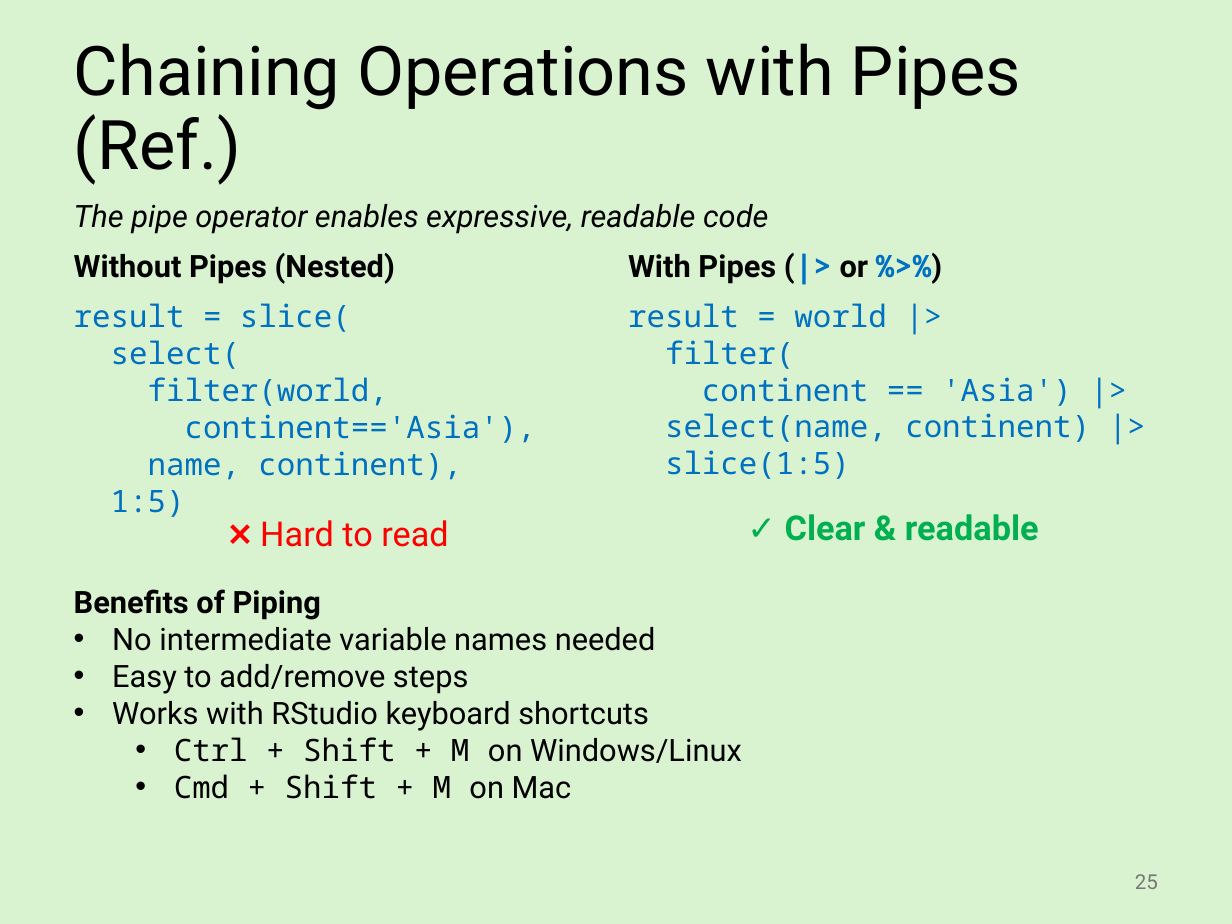
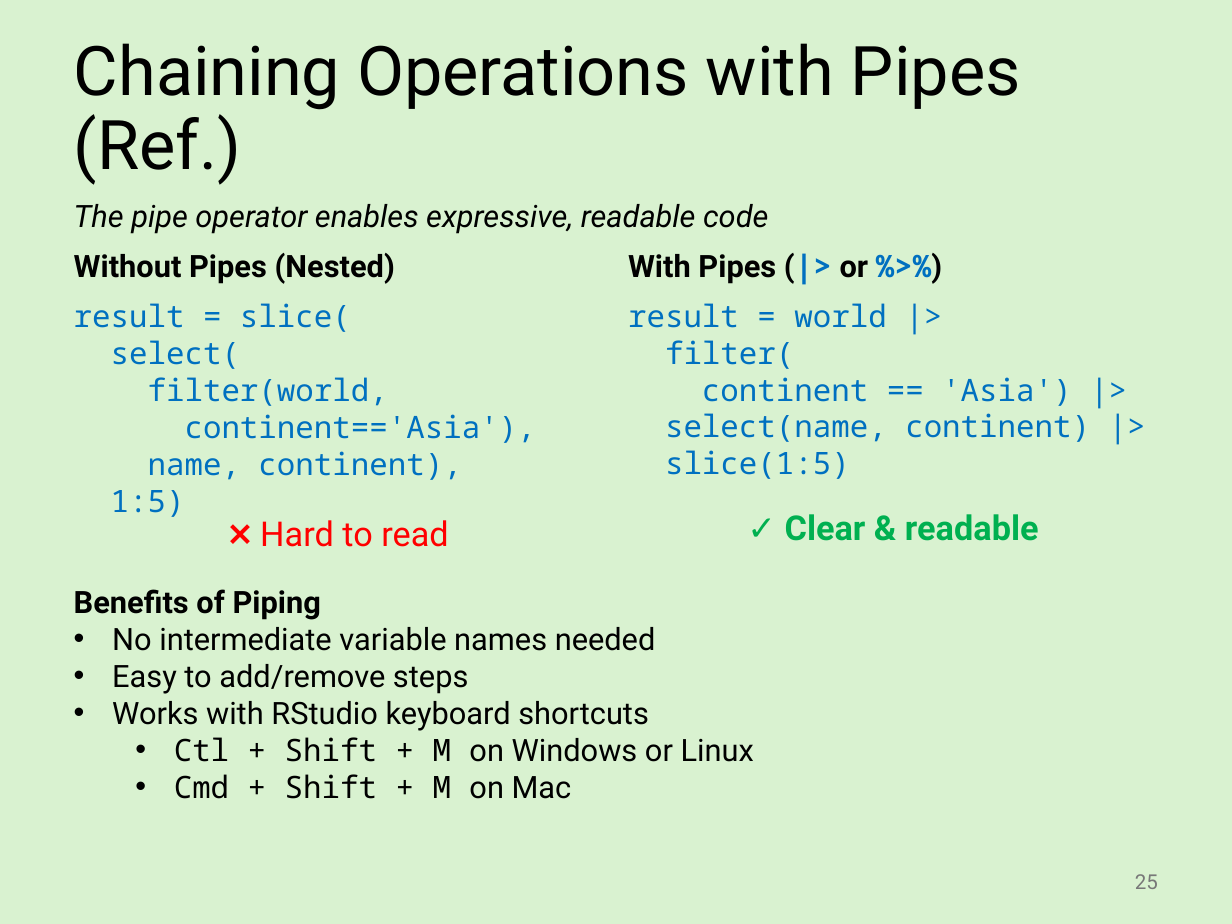
Before and after one commit to abuabara/abuabara.github.io, a slide deck: slide 25 of DAEN489S26/week2_slides.pptx. Drawn at 1232x924 pixels with LibreOffice and Linux fonts; fonts in the diff are those of the drawing. Boxes give left, top, right and bottom in pixels: in the first picture for what was removed or moved away, otherwise in the second. Text is boxed around its words. In the diff, an @@ line names an element or a change of style, - is before the commit and + after.

```diff
--- a/DAEN489S26/week2_slides.pptx
+++ b/DAEN489S26/week2_slides.pptx
@@ text at (174, 737, 754, 762): text changed @@
-  • Ctrl + Shift + M on Windows/Linux
+  • Ctl + Shift + M on Windows or Linux
```
Also in this commit, not shown: 21 other slides changed, 1 other file.
